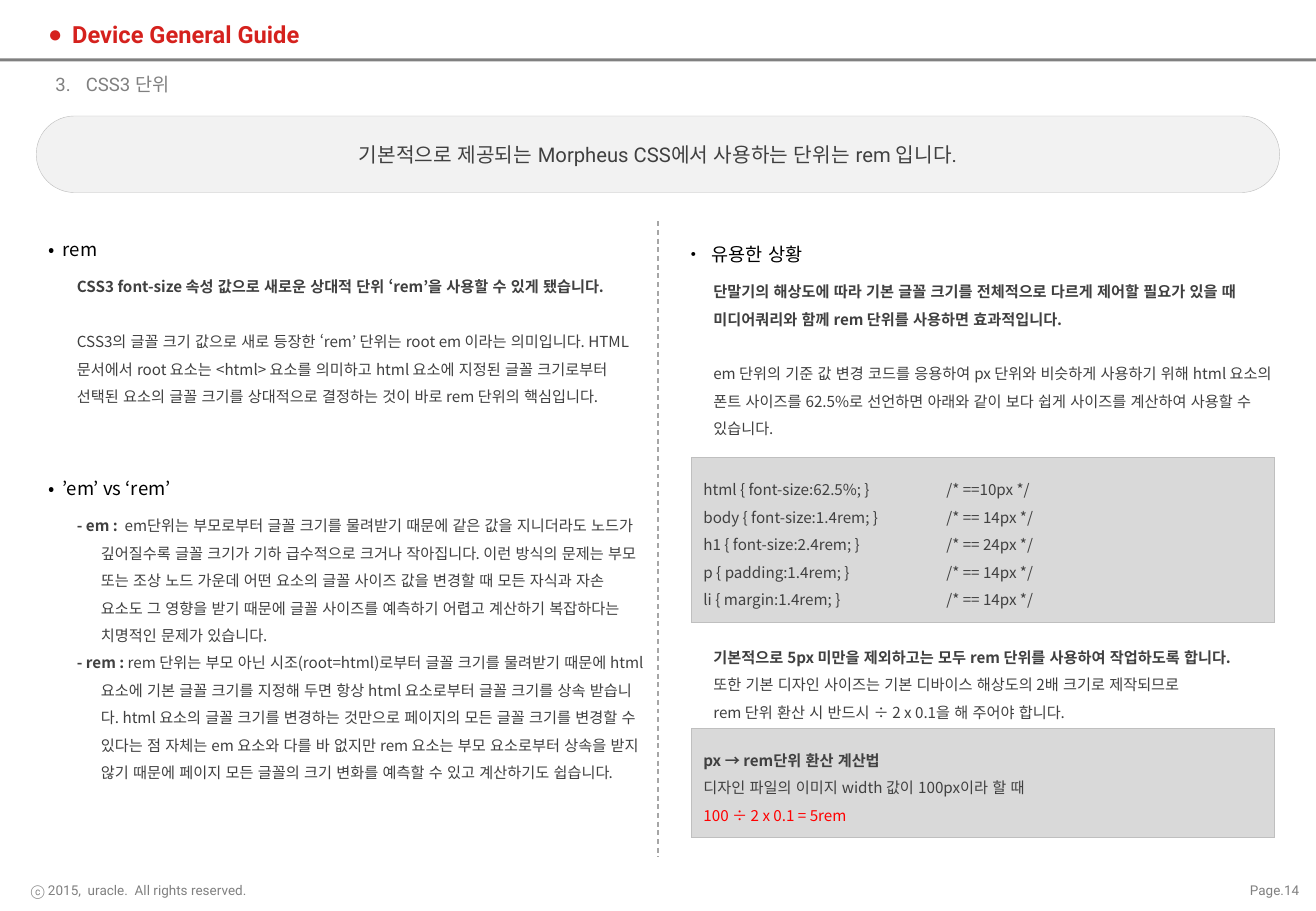
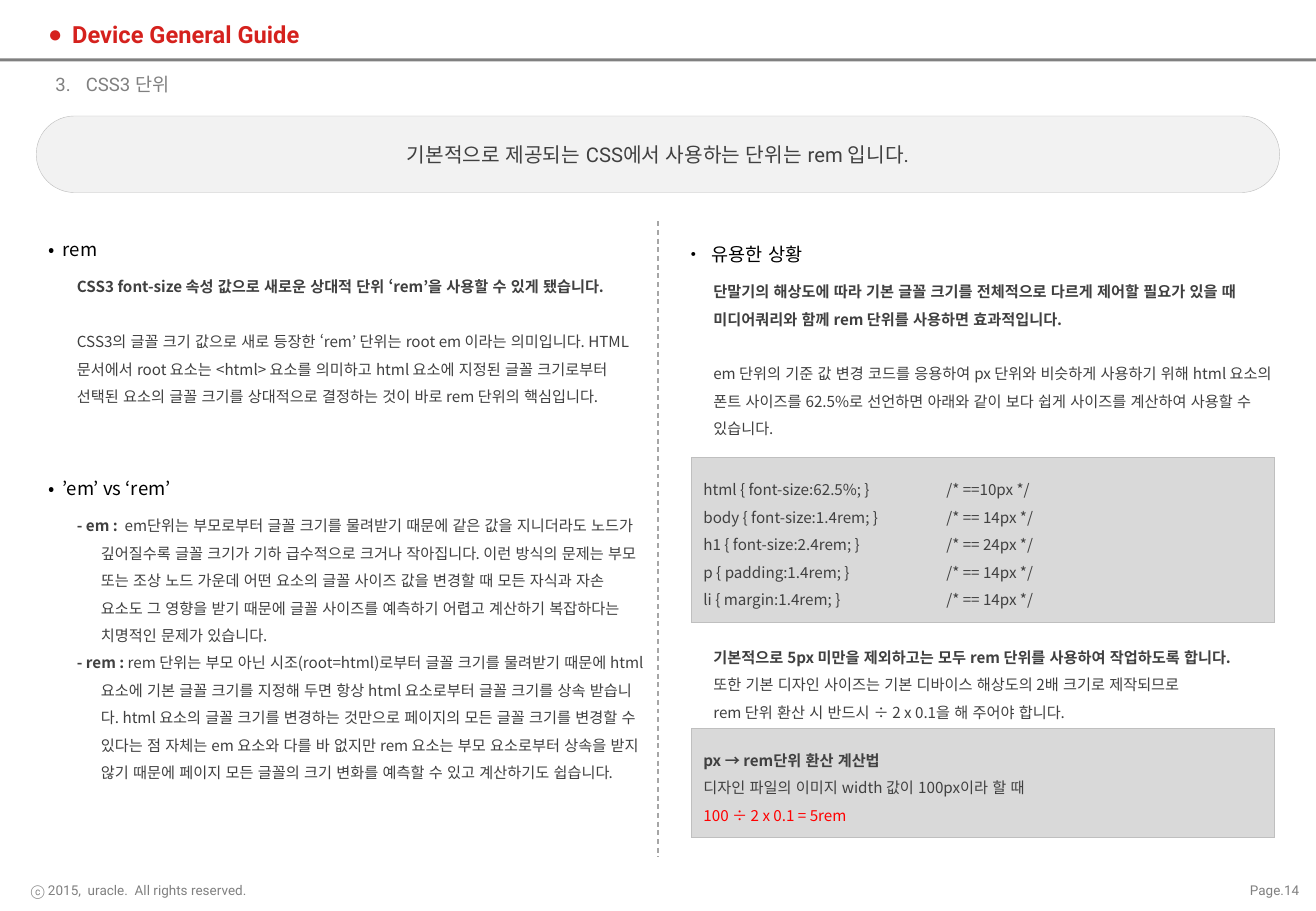
Before and after one commit to SNUH-SMILE/client-app, a slide deck: slide 14 of 기획/하이브리드앱 MarkUp 가이드라인.pptx. Drawn at 1316x911 pixels with LibreOffice and Linux fonts; fonts in the diff are those of the drawing; background and template pictures are left out. Boxes give left, top, right and bottom in pixels: in the first picture for what was removed or moved away, otherwise in the second. Text is boxed around its words. In the diff, an @@ line names an element or a change of style, - is before the commit and + after.

```diff
--- a/기획/하이브리드앱 MarkUp 가이드라인.pptx
+++ b/기획/하이브리드앱 MarkUp 가이드라인.pptx
@@ text at (x1=407, y1=145, x2=909, y2=164): text changed @@
-기본적으로 제공되는 Morpheus CSS에서 사용하는 단위는 rem 입니다.
+기본적으로 제공되는 CSS에서 사용하는 단위는 rem 입니다.
```
Also in this commit, not shown: 13 other slides changed.
